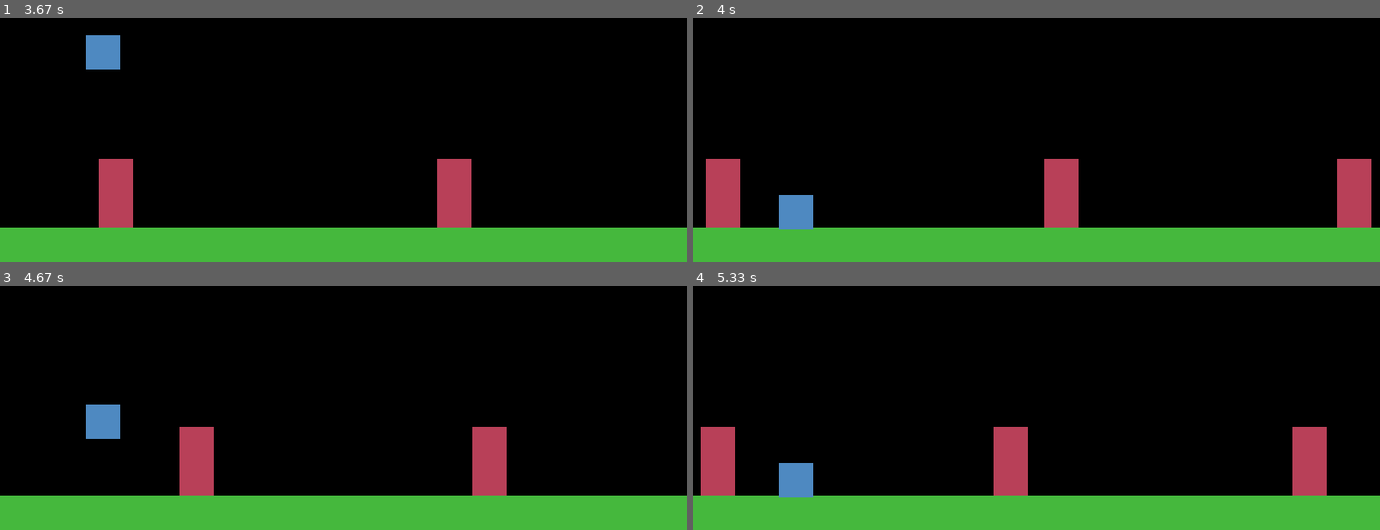
Above: before the commit, frames 1-4 (two rows, left to right).
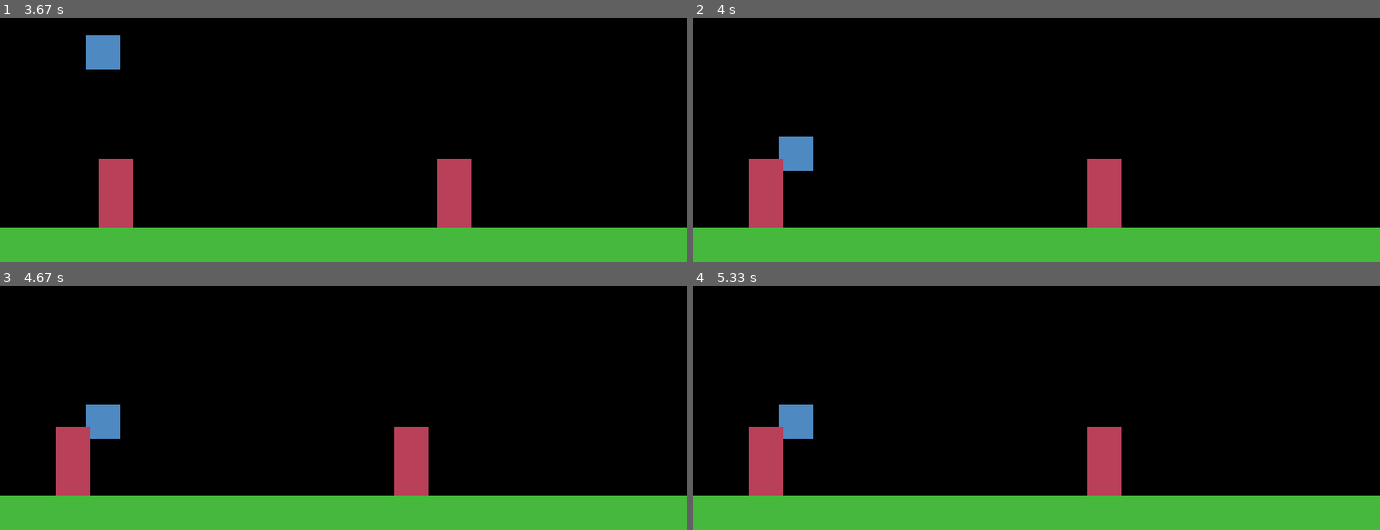
Above: after the commit, the same moments.

Repository: pablolupo84/projetc_pygame
Game: pygame game, started from main.py
Same seed, same stepped clock (60 frames per second), same inputs: the game is played once before the commit and once after it.
Inputs:
- Up to frame 1 (3.67 s): tap Space at 0.33, 0.73, 1.03, 1.23, 1.57, 1.87, 2.07, 2.37, 2.63, 2.97, 3.27, 3.4 s
- Up to frame 2 (4 s): tap Space at 3.8 s
- Up to frame 3 (4.67 s): tap Space at 4.1 s
- Up to frame 4 (5.33 s): no input

Frame 1 is identical in both runs. In frame 2, 8.3% of the frame differs, in the area x 1-99%, y 48-87%; in frame 3, 5.6%; in frame 4, 8.3%.

Commit message:
Detener elementos

Diff:
--- a/game/game.py
+++ b/game/game.py
@@ -16,6 +16,7 @@
         pygame.display.set_caption(TITLE)
 
         self.running=True
+        self.playing=True
 
     def start(self):
         self.new()
@@ -74,17 +75,23 @@
         self.sprites.draw(self.surface)
 
     def update(self):
-        # pygame.display.update()
-        pygame.display.flip()
+        if self.playing:
+            # pygame.display.update()
+            pygame.display.flip()
 
-        self.sprites.update()
+            wall = self.player.collide_with(self.walls)
+            if wall:
+                self.stop()
 
-        self.player.validate_platform(self.platform)
-
-        wall = self.player.collide_with(self.walls)
-
-        if wall:
-            self.stop()
+            self.sprites.update()
+            self.player.validate_platform(self.platform)
 
     def stop(self):
-        print("Esxiste una colision")
+        # print("Esxiste una colision")
+        self.player.stop()
+        self.stop_elements(self.walls)
+        self.playing=False
+
+    def stop_elements(self,elements):
+        for element in elements:
+            element.stop()
--- a/game/player.py
+++ b/game/player.py
@@ -18,6 +18,8 @@
         self.vel_y=0
 
         self.can_jump=False
+
+        self.playing=True
 
     def collide_with(self,sprites):
         objects=pygame.sprite.spritecollide(self,sprites,False)
@@ -41,6 +43,9 @@
         self.pos_y+=self.vel_y +0.5*PLAYER_GRAV
 
     def update(self):
-        self.update_pos()
+        if self.playing:
+            self.update_pos()
+            self.rect.bottom=self.pos_y
 
-        self.rect.bottom=self.pos_y
+    def stop(self):
+        self.playing=False
--- a/game/wall.py
+++ b/game/wall.py
@@ -13,5 +13,10 @@
        self.rect.left=left
        self.rect.bottom=bottom
 
+       self.vel_x=SPEED
+
     def update(self):
-        self.rect.left-=SPEED
+        self.rect.left-=self.vel_x
+
+    def stop(self):
+       self.vel_x=0
